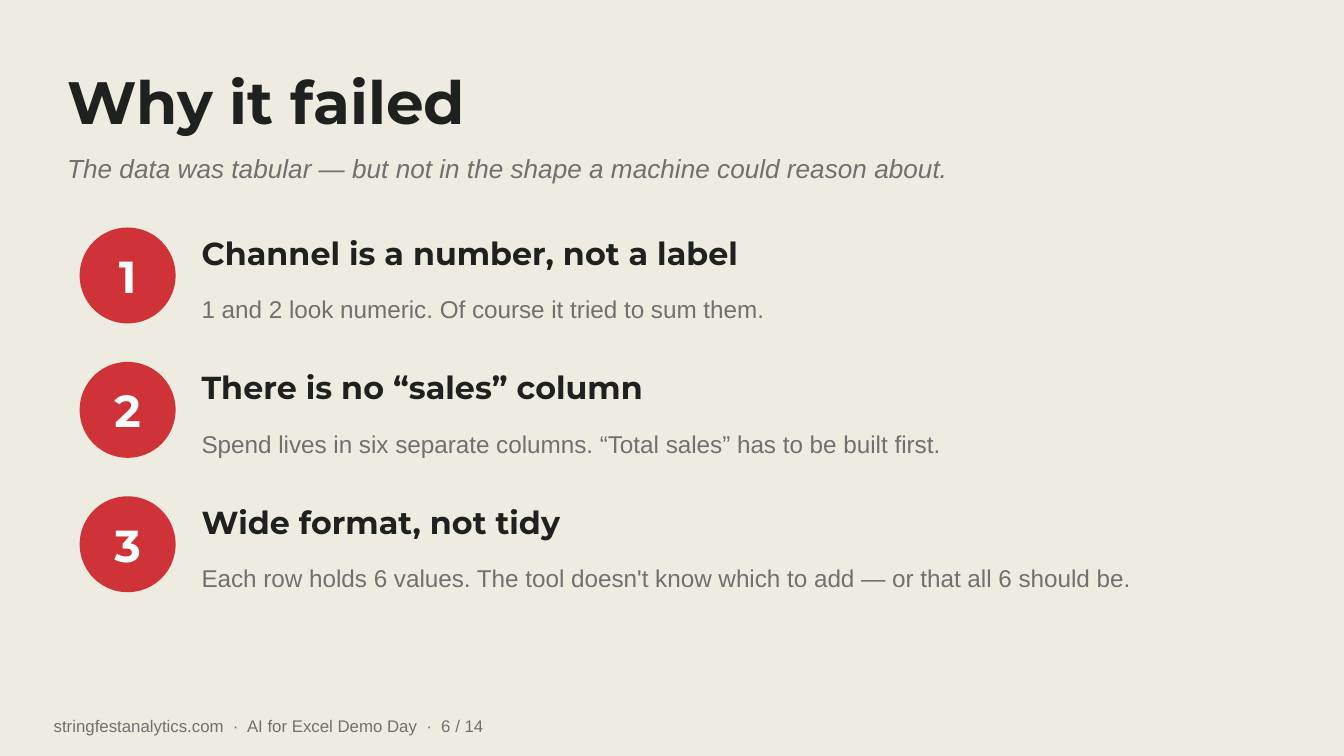
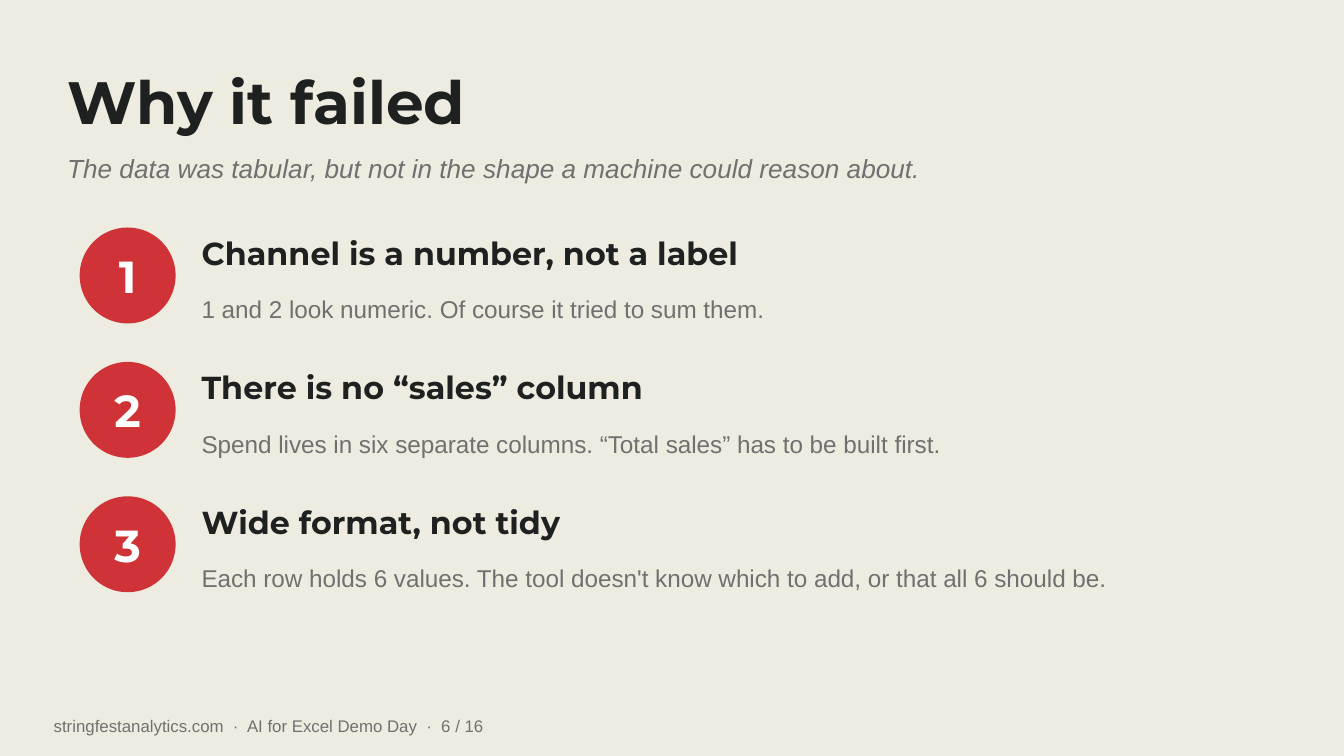
Before and after one commit to stringfestdata/ai-for-excel-demo-day, a slide deck: slide 6 of AI-for-Excel-Demo-Day.pptx. Drawn at 1344x756 pixels with LibreOffice and Linux fonts; fonts in the diff are those of the drawing. Boxes give left, top, right and bottom in pixels: in the first picture for what was removed or moved away, otherwise in the second. Text is boxed around its words. In the diff, an @@ line names an element or a change of style, - is before the commit and + after.

```diff
--- a/AI-for-Excel-Demo-Day.pptx
+++ b/AI-for-Excel-Demo-Day.pptx
@@ text at (67, 159, 920, 184): text changed @@
-The data was tabular — but not in the shape a machine could reason about.
+The data was tabular, but not in the shape a machine could reason about.
@@ text at (202, 569, 1106, 590): text changed @@
-Each row holds 6 values. The tool doesn't know which to add — or that all 6 should be.
+Each row holds 6 values. The tool doesn't know which to add, or that all 6 should be.
@@ text at (54, 720, 484, 736): text changed @@
-stringfestanalytics.com · AI for Excel Demo Day · 6 / 14
+stringfestanalytics.com · AI for Excel Demo Day · 6 / 16
```
Also in this commit, not shown: 13 other slides changed, 2 slides added, 1 other file.
